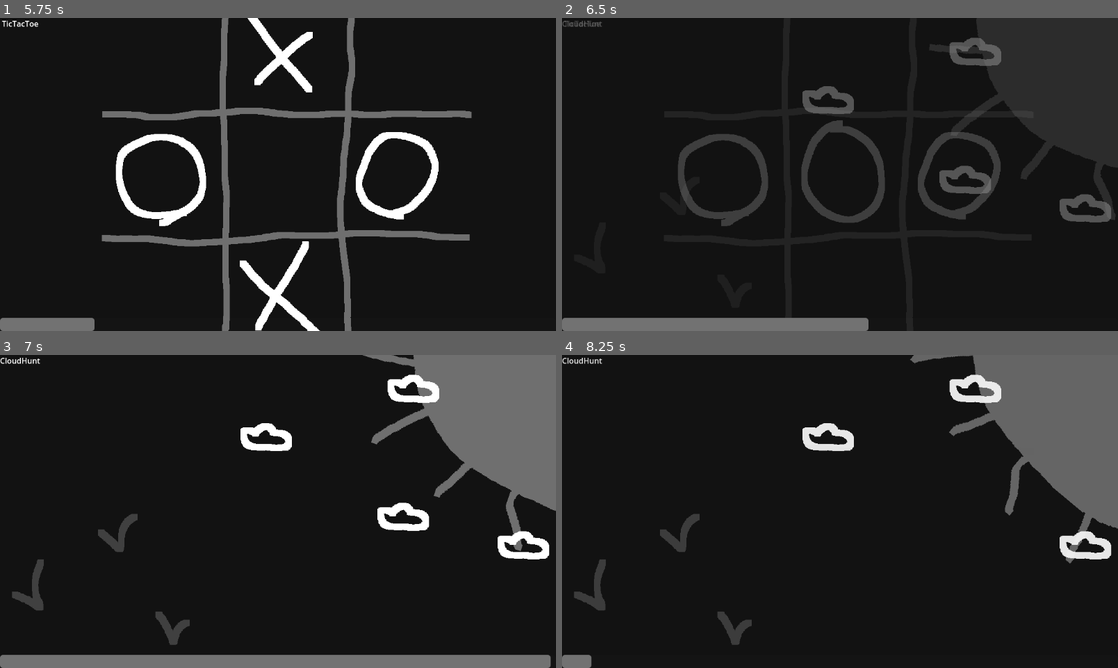
Above: before the commit, frames 1-4 (two rows, left to right).
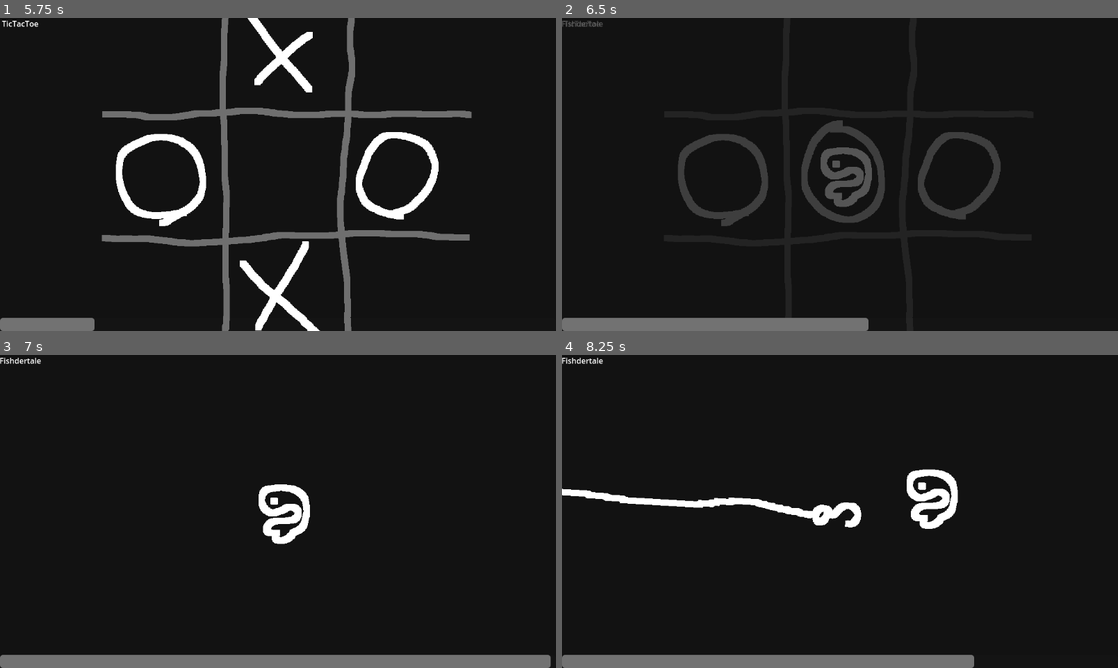
Above: after the commit, the same moments.

Repository: Lipatant/CasualTryhard
Game: Godot game, scene res://src/Scenes/SceneManager.tscn
Same seed, same stepped clock (60 frames per second), same inputs: the game is played once before the commit and once after it.
Inputs (mouse positions are in pixels of both pictures, inside the frame that each line leads up to):
- Up to frame 1 (5.75 s): click "Normal" at 0.5 s; move the mouse to (400, 158) at 1.27 s; click (400, 158) at 1.42 s; move the mouse to (166, 190) at 2.02 s; click (166, 190) at 2.17 s; move the mouse to (333, 105) at 2.77 s; click (333, 105) at 2.92 s; move the mouse to (250, 237) at 3.52 s; click (250, 237) at 3.67 s; move the mouse to (444, 221) at 4.27 s; click (444, 221) at 4.42 s; move the mouse to (111, 127) at 5.02 s; click (111, 127) at 5.17 s
- Up to frame 2 (6.5 s): move the mouse to (867, 174) at 5.77 s; click (867, 174) at 5.92 s
- Up to frame 3 (7 s): move the mouse to (194, 433) at 6.52 s; click (194, 433) at 6.67 s
- Up to frame 4 (8.25 s): move the mouse to (962, 495) at 7.27 s; click (962, 495) at 7.42 s; move the mouse to (728, 527) at 8.02 s; click (728, 527) at 8.17 s

Frame 1 is identical in both runs. In frame 2, 13% of the frame differs, in the area x 0-100%, y 0-66%; in frame 3, 14%; in frame 4, 18%, in the area x 0-100%, y 0-100%.

Commit message:
feat: adding Fishdertale

Diff:
--- /dev/null
+++ b/src/Games/Fishdertale.tscn
@@ -0,0 +1,67 @@
+[gd_scene load_steps=3 format=3 uid="uid://8vmnaxw72ow0"]
+
+[ext_resource type="Script" path="res://src/Games/Fishdertale/Fishdertale.gd" id="1_eusx0"]
+[ext_resource type="PackedScene" uid="uid://dy65iwsn3tvoa" path="res://src/Games/Fishdertale/FishertaleFish.tscn" id="2_dv0ne"]
+
+[node name="Fishdertale" type="Control" node_paths=PackedStringArray("fish", "rod_container", "timer")]
+layout_mode = 3
+anchors_preset = 15
+anchor_right = 1.0
+anchor_bottom = 1.0
+grow_horizontal = 2
+grow_vertical = 2
+script = ExtResource("1_eusx0")
+fish = NodePath("Node2D/Fish")
+rod_container = NodePath("Node2D/RodContainer")
+timer = NodePath("Timer")
+rule = 8
+
+[node name="Label" type="Label" parent="."]
+layout_mode = 0
+offset_left = -1.0
+offset_right = 86.0
+offset_bottom = 23.0
+text = "Fishdertale"
+horizontal_alignment = 1
+vertical_alignment = 1
+
+[node name="Timer" type="Timer" parent="."]
+wait_time = 1.5
+
+[node name="Node2D" type="Node2D" parent="."]
+
+[node name="Fish" parent="Node2D" instance=ExtResource("2_dv0ne")]
+position = Vector2(585, 332)
+
+[node name="RodContainer" type="Node2D" parent="Node2D"]
+
+[node name="Point1" type="Node2D" parent="Node2D/RodContainer"]
+position = Vector2(-130, -101)
+scale = Vector2(0.696867, 0.686303)
+
+[node name="PLACEHOLDER" parent="Node2D/RodContainer/Point1" instance_placeholder="res://src/Games/Fishdertale/FishdertaleRod.tscn"]
+rotation = 0.558187
+
+[node name="Point2" type="Node2D" parent="Node2D/RodContainer"]
+position = Vector2(606, -102)
+
+[node name="Point3" type="Node2D" parent="Node2D/RodContainer"]
+position = Vector2(1238, -84)
+
+[node name="Point4" type="Node2D" parent="Node2D/RodContainer"]
+position = Vector2(-92, 292)
+
+[node name="Point5" type="Node2D" parent="Node2D/RodContainer"]
+position = Vector2(1268, 334)
+
+[node name="Point6" type="Node2D" parent="Node2D/RodContainer"]
+position = Vector2(-106, 720)
+
+[node name="Point7" type="Node2D" parent="Node2D/RodContainer"]
+position = Vector2(582, 728)
+
+[node name="Point8" type="Node2D" parent="Node2D/RodContainer"]
+position = Vector2(1274, 724)
+
+[connection signal="timeout" from="Timer" to="." method="_on_timer_timeout"]
+[connection signal="area_entered" from="Node2D/Fish" to="." method="_on_fish_area_entered"]
--- /dev/null
+++ b/src/Games/Fishdertale/Fishdertale.gd
@@ -0,0 +1,48 @@
+extends Game
+
+# EXPORT #
+
+@export var fish : FishdertaleFish
+@export var rod_container : Node
+@export var timer : Timer
+
+# ONREADIES #
+
+@onready var rod_resource : Resource = preload("res://src/Games/Fishdertale/FishdertaleRod.tscn")
+
+# INPUT #
+
+func start() -> void:
+	super.start()
+	if fish and fish.collision_shape: fish.collision_shape.disabled = false
+	if timer: timer.start()
+	_spawn_rod()
+
+func end() -> bool:
+	if fish:
+		if fish.collision_shape: fish.collision_shape.disabled = true
+		fish.target = fish.global_position
+	return super.end()
+
+func _new_click_input(position : Vector2) -> void:
+	if game_state != State.PLAYING: return
+	if fish: fish.target = position
+
+# INPUT #
+
+func _spawn_rod() -> void:
+	if !rod_resource or !rod_container or rod_container.get_child_count() < 1 or !fish : return
+	var rod_container_point : Node2D = rod_container.get_children()[(game_manager.rng.randi() if (game_manager and game_manager.rng) else 0) % rod_container.get_child_count()]
+	if !rod_container_point: return
+	var rod : FishdertaleRod = rod_resource.instantiate()
+	if !rod: return
+	rod.fixed_rotation = (fish.global_position - rod_container_point.global_position).angle()
+	rod_container_point.add_child(rod)
+
+# SIGNALS #
+
+func _on_fish_area_entered(_area: Area2D):
+	game_end.emit(false)
+
+func _on_timer_timeout():
+	_spawn_rod()
--- /dev/null
+++ b/src/Games/Fishdertale/FishdertaleRod.gd
@@ -0,0 +1,28 @@
+extends Area2D
+class_name FishdertaleRod
+
+# EXPORTS #
+
+@export var collision_shape : CollisionShape2D
+@export var sprite : Sprite2D
+@export var timer : Timer
+
+# OTHERVARIABLES #
+
+var fixed_rotation : float
+
+# PROCESS #
+
+func _ready() -> void:
+	_physics_process(0.0)
+
+func _physics_process(_delta: float) -> void:
+	if timer and timer.wait_time > 0 and sprite:
+		var scale : float = ((timer.time_left / timer.wait_time) * 2 - 1.0) if (timer.time_left > timer.wait_time / 2) else (1.0 - (timer.time_left / timer.wait_time) * 2)
+		position = Vector2(-1024.0 * 1.5 * (scale * 2 - 0.5), 0.0).rotated(fixed_rotation)
+		set_rotation(fixed_rotation)
+
+# SIGNALS #
+
+func _on_timer_timeout():
+	queue_free()
--- /dev/null
+++ b/src/Games/Fishdertale/FishdertaleRod.tscn
@@ -0,0 +1,28 @@
+[gd_scene load_steps=4 format=3 uid="uid://h6mokhbyyaja"]
+
+[ext_resource type="Texture2D" uid="uid://qixvrxqdvtlc" path="res://graphic/Fishdertale/Rod.png" id="1_8xhyh"]
+[ext_resource type="Script" path="res://src/Games/Fishdertale/FishdertaleRod.gd" id="1_hox2f"]
+
+[sub_resource type="RectangleShape2D" id="RectangleShape2D_tul0m"]
+size = Vector2(2016, 32)
+
+[node name="FishdertaleRod" type="Area2D" node_paths=PackedStringArray("collision_shape", "sprite", "timer")]
+collision_mask = 0
+script = ExtResource("1_hox2f")
+collision_shape = NodePath("CollisionShape2D")
+sprite = NodePath("Sprite2D")
+timer = NodePath("Timer")
+
+[node name="Sprite2D" type="Sprite2D" parent="."]
+rotation = 1.5708
+texture = ExtResource("1_8xhyh")
+hframes = 4
+
+[node name="CollisionShape2D" type="CollisionShape2D" parent="."]
+shape = SubResource("RectangleShape2D_tul0m")
+
+[node name="Timer" type="Timer" parent="."]
+wait_time = 4.0
+autostart = true
+
+[connection signal="timeout" from="Timer" to="." method="_on_timer_timeout"]
--- /dev/null
+++ b/src/Games/Fishdertale/FishertaleFish.gd
@@ -0,0 +1,35 @@
+extends Area2D
+class_name FishdertaleFish
+
+# EXPORT #
+
+@export var speed : float = 1000.0
+@export var collision_shape : CollisionShape2D
+@export var sprite : Sprite2D
+
+# OTHER VARIABLES #
+
+var target : Vector2
+
+# READY #
+
+func _ready() -> void:
+	target = global_position
+
+# PROCESS #
+
+func _physics_process(delta: float) -> void:
+	if global_position == target:
+		return
+	var difference : Vector2 = target - global_position
+	var velocity : Vector2 = Vector2(0, 0)
+	var length : float = difference.length()
+	if length < speed * delta:
+		velocity = difference
+	else:
+		velocity = difference.normalized() * speed * delta
+	position += velocity
+
+
+func _on_timer_timeout():
+	pass # Replace with function body.
--- /dev/null
+++ b/src/Games/Fishdertale/FishertaleFish.tscn
@@ -0,0 +1,20 @@
+[gd_scene load_steps=4 format=3 uid="uid://dy65iwsn3tvoa"]
+
+[ext_resource type="Script" path="res://src/Games/Fishdertale/FishertaleFish.gd" id="1_0lvbe"]
+[ext_resource type="Texture2D" uid="uid://dru52neayltau" path="res://graphic/Fishdertale/Fish.png" id="1_kwv4k"]
+
+[sub_resource type="RectangleShape2D" id="RectangleShape2D_7cj3f"]
+size = Vector2(96, 96)
+
+[node name="Fish" type="Area2D" node_paths=PackedStringArray("collision_shape", "sprite")]
+collision_layer = 0
+script = ExtResource("1_0lvbe")
+collision_shape = NodePath("CollisionShape2D")
+sprite = NodePath("Sprite2D")
+
+[node name="Sprite2D" type="Sprite2D" parent="."]
+texture = ExtResource("1_kwv4k")
+
+[node name="CollisionShape2D" type="CollisionShape2D" parent="."]
+shape = SubResource("RectangleShape2D_7cj3f")
+disabled = true
--- a/src/Scenes/GameManager/GameManager.gd
+++ b/src/Scenes/GameManager/GameManager.gd
@@ -15,6 +15,7 @@
 const GAMES : Array[String] = [
 	"CloudHunt",
 	"TicTacToe",
+	"Fishdertale",
 ]
 
 # OTHER VARIABLES #
Binary file added: graphic/Fishdertale/Fish.png
Not shown, added: graphic/Fishdertale/Fish.png.import
Binary file added: graphic/Fishdertale/Rod.png
Not shown, added: graphic/Fishdertale/Rod.png.import
